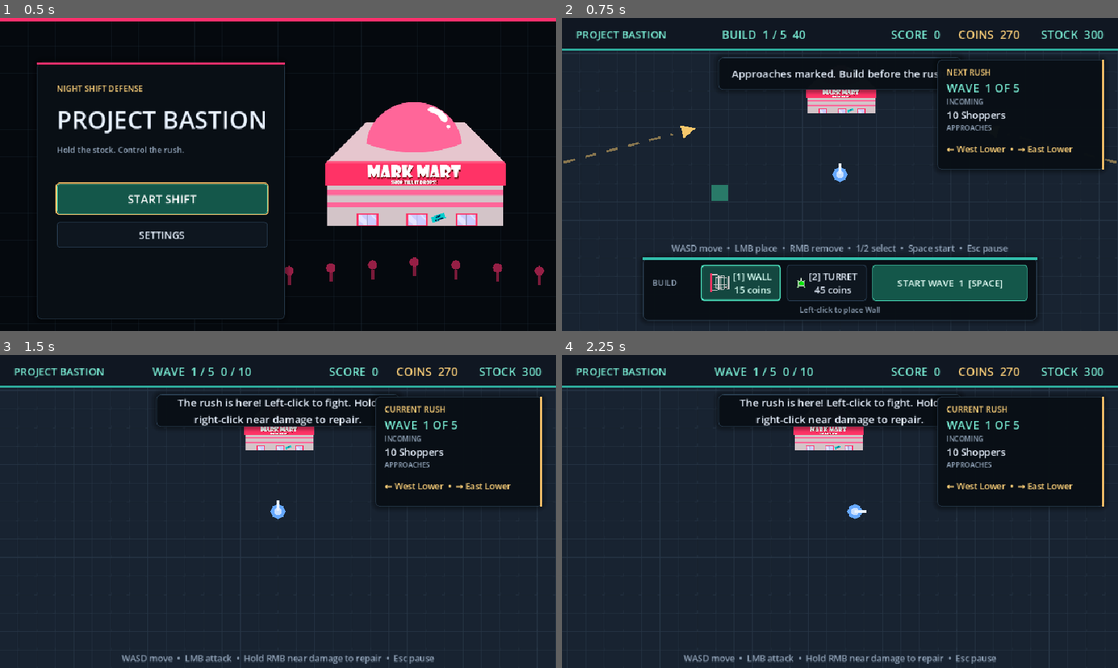
Above: before the commit, frames 1-4 (two rows, left to right).
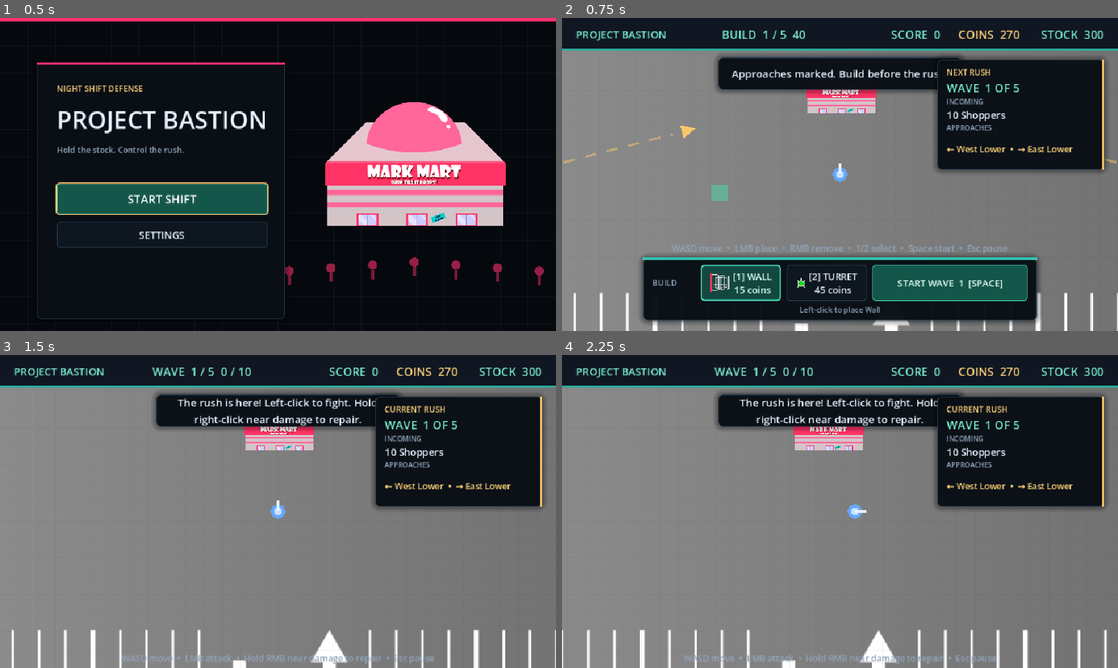
Above: after the commit, the same moments.

Repository: JarredTD/ProjectBastion
Game: Godot game, scene res://scenes/ui/main_menu.tscn
The game is run twice, just before and just after one commit, with the same random seed, the same clock (stepped at 60 frames per second) and the same inputs. Sound files missing from this copy of the repository are replaced by a short silence.
Inputs (mouse positions are in pixels of both pictures, inside the frame that each line leads up to):
- Up to frame 1 (0.5 s): no input
- Up to frame 2 (0.75 s): click "START SHIFT" at 0.5 s
- Up to frame 3 (1.5 s): click "START WAVE 1 [SPACE]" at 1.25 s
- Up to frame 4 (2.25 s): tap Enter at 2 s; move the mouse to (962, 495) at 2.02 s; hold D (move_right) from 2.03 s (still down); tap 1 at 2.1 s; click (962, 495) at 2.17 s

Frame 1 is identical in both runs. In frame 2, 59% of the frame differs, in the area x 0-100%, y 10-100%; in frame 3, 74%; in frame 4, 74%.

Commit message:
feat: apply parking lot arena art

Diff:
--- a/scenes/world.tscn
+++ b/scenes/world.tscn
@@ -1,9 +1,11 @@
-[gd_scene load_steps=6 format=3]
+[gd_scene load_steps=8 format=3]
 
 [ext_resource type="Script" path="res://scripts/world_view.gd" id="1_world"]
 [ext_resource type="Texture2D" path="res://assets/grid.svg" id="2_grid"]
 [ext_resource type="Script" path="res://scripts/world/approach_point.gd" id="3_approach"]
 [ext_resource type="Texture2D" path="res://assets/sprites/core/store.png" id="4_store"]
+[ext_resource type="Texture2D" path="res://assets/sprites/world/parking_lot.png" id="5_parking"]
+[ext_resource type="Texture2D" path="res://assets/sprites/world/parking_lot_neon.png" id="6_neon"]
 
 [sub_resource type="CircleShape2D" id="CircleShape2D_core"]
 radius = 48.0
@@ -20,6 +22,29 @@
 mouse_filter = 2
 color = Color(0.0941176, 0.137255, 0.192157, 1)
 
+[node name="ParkingLot" type="TextureRect" parent="."]
+unique_name_in_owner = true
+offset_left = 32.0
+offset_top = 32.0
+offset_right = 2016.0
+offset_bottom = 1120.0
+mouse_filter = 2
+texture = ExtResource("5_parking")
+expand_mode = 1
+stretch_mode = 6
+
+[node name="EndlessParkingLot" type="TextureRect" parent="."]
+unique_name_in_owner = true
+visible = false
+offset_left = 32.0
+offset_top = 32.0
+offset_right = 2016.0
+offset_bottom = 1120.0
+mouse_filter = 2
+texture = ExtResource("6_neon")
+expand_mode = 1
+stretch_mode = 6
+
 [node name="Grid" type="TextureRect" parent="."]
 offset_left = 32.0
 offset_top = 32.0
@@ -29,6 +54,7 @@
 texture_repeat = 2
 texture = ExtResource("2_grid")
 stretch_mode = 1
+modulate = Color(1, 1, 1, 0.16)
 
 [node name="PlayerStart" type="Marker2D" parent="."]
 position = Vector2(1024, 720)
--- a/scripts/world_view.gd
+++ b/scripts/world_view.gd
@@ -13,6 +13,8 @@
 
 @onready var core_health_bar: Node2D = %CoreHealthBar
 @onready var core_health_fill: ColorRect = %CoreHealthFill
+@onready var parking_lot: TextureRect = %ParkingLot
+@onready var endless_parking_lot: TextureRect = %EndlessParkingLot
 
 ## Validates the storefront footprint and points each approach toward the stock.
 func _ready() -> void:
@@ -54,6 +56,8 @@
 func _process(_delta: float) -> void:
 	if state == null:
 		return
+	parking_lot.visible = not state.endless
+	endless_parking_lot.visible = state.endless
 	var health_ratio: float = clampf(state.base_hp / GameConfig.MAX_BASE_HP, 0.0, 1.0)
 	core_health_fill.size.x = 76.0 * health_ratio
 	core_health_bar.visible = health_ratio < 1.0
